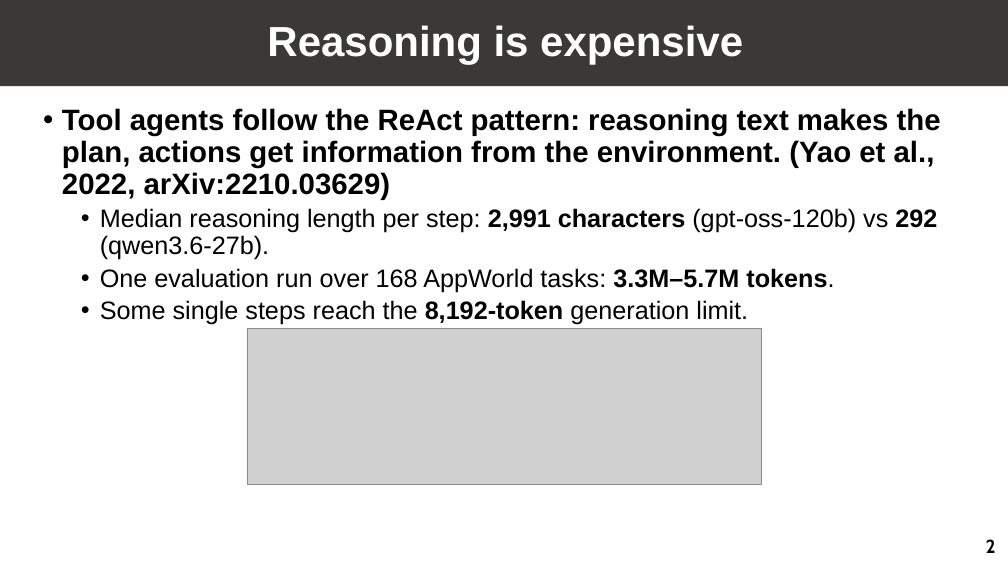
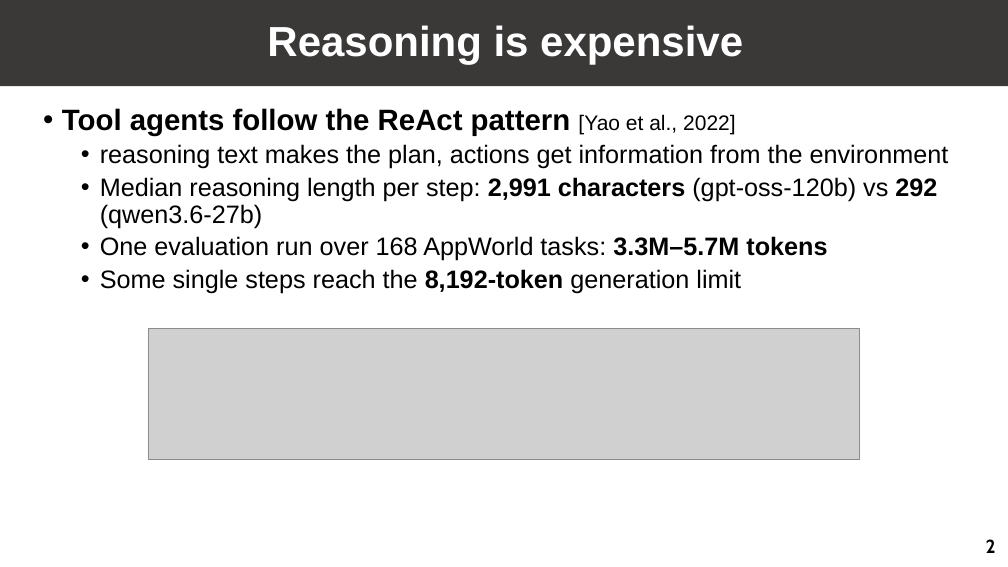
Before and after one commit to GuoYibo233/probe-agent, a slide deck: slide 3 of talks/20260809/slides.pptx. Drawn at 1008x567 pixels with LibreOffice and Linux fonts; fonts in the diff are those of the drawing; grey boxes stand for pictures. Boxes give left, top, right and bottom in pixels: in the first picture for what was removed or moved away, otherwise in the second. Text is boxed around its words. In the diff, an @@ line names an element or a change of style, - is before the commit and + after.

```diff
--- a/talks/20260809/slides.pptx
+++ b/talks/20260809/slides.pptx
@@ text at box(62, 108, 949, 294): text changed; bold off @@
-• Tool agents follow the ReAct pattern: reasoning text makes the plan, actions get information from the environment. (Yao et al., 2022, arXiv:2210.03629)
-  • Median reasoning length per step: 2,991 characters (gpt-oss-120b) vs 292 (qwen3.6-27b).
-  • One evaluation run over 168 AppWorld tasks: 3.3M–5.7M tokens.
-  • Some single steps reach the 8,192-token generation limit.
+• Tool agents follow the ReAct pattern [Yao et al., 2022]
+  • reasoning text makes the plan, actions get information from the environment
+  • Median reasoning length per step: 2,991 characters (gpt-oss-120b) vs 292 (qwen3.6-27b)
+  • One evaluation run over 168 AppWorld tasks: 3.3M–5.7M tokens
+  • Some single steps reach the 8,192-token generation limit
@@ picture: place and size @@
-picture at box(247, 329, 761, 485)
+picture at box(149, 329, 860, 460)
```
Also in this commit, not shown: 12 other slides changed, 16 other files.
